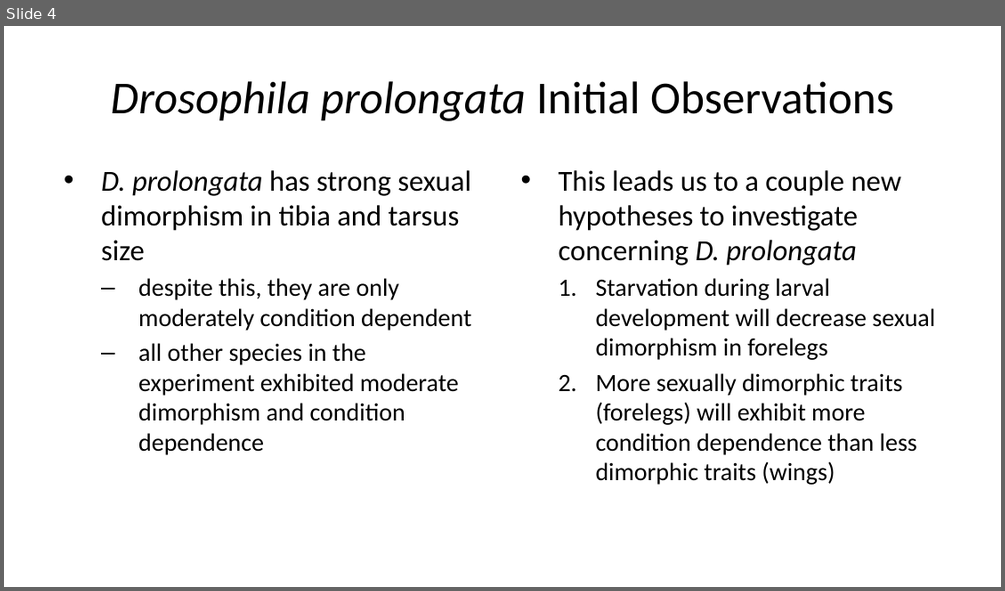
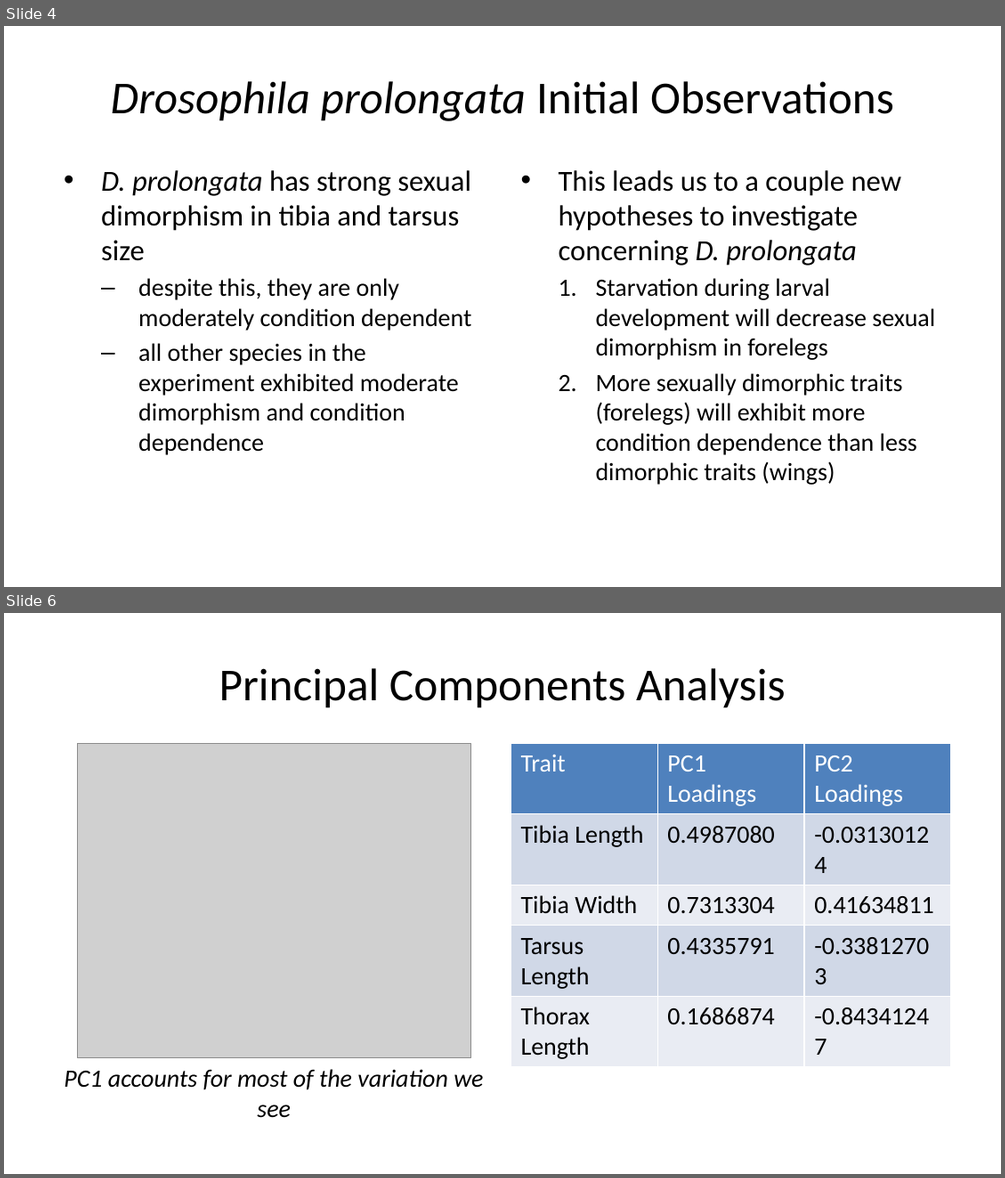
Before and after one commit to marabass/Dpro_CD_SD, a slide deck: SexDimDPro.pptx. Shown one above the other, each under a label of ours: slide 4 before the commit, slides 4 and 6 after it; the slides between them are not shown. The pictures are 1005x591 and 1005x1178 pixels, drawn with LibreOffice and Linux fonts; fonts in the diff are those of the drawing; grey boxes stand for pictures. Boxes give left, top, right and bottom in pixels: in the first picture for what was removed or moved away, otherwise in the second. Text is boxed around its words. In the diff, an @@ line names an element or a change of style, - is before the commit and + after.

```diff
--- a/SexDimDPro.pptx
+++ b/SexDimDPro.pptx
@@ slide 6 added at (x1=4, y1=613, x2=1001, y2=1174), background #FFFFFF @@
@@ title added at (x1=219, y1=668, x2=785, y2=708), 33 pt, text #000000 @@
+Principal Components Analysis
@@ picture added at (x1=78, y1=744, x2=470, y2=1058) @@
@@ table added at (x1=510, y1=744, x2=950, y2=1113), 5 rows, 3 columns @@
+Trait | PC1 Loadings | PC2 Loadings
+Tibia Length | 0.4987080 | -0.03130124
+Tibia Width | 0.7313304 | 0.41634811
+Tarsus Length | 0.4335791 | -0.33812703
+Thorax Length | 0.1686874 | -0.84341247
@@ text added at (x1=64, y1=1069, x2=483, y2=1118), 18 pt, text #000000, italic @@
+PC1 accounts for most of the variation we see
```
Also in this commit, not shown: 1 slide changed, 1 other file.
